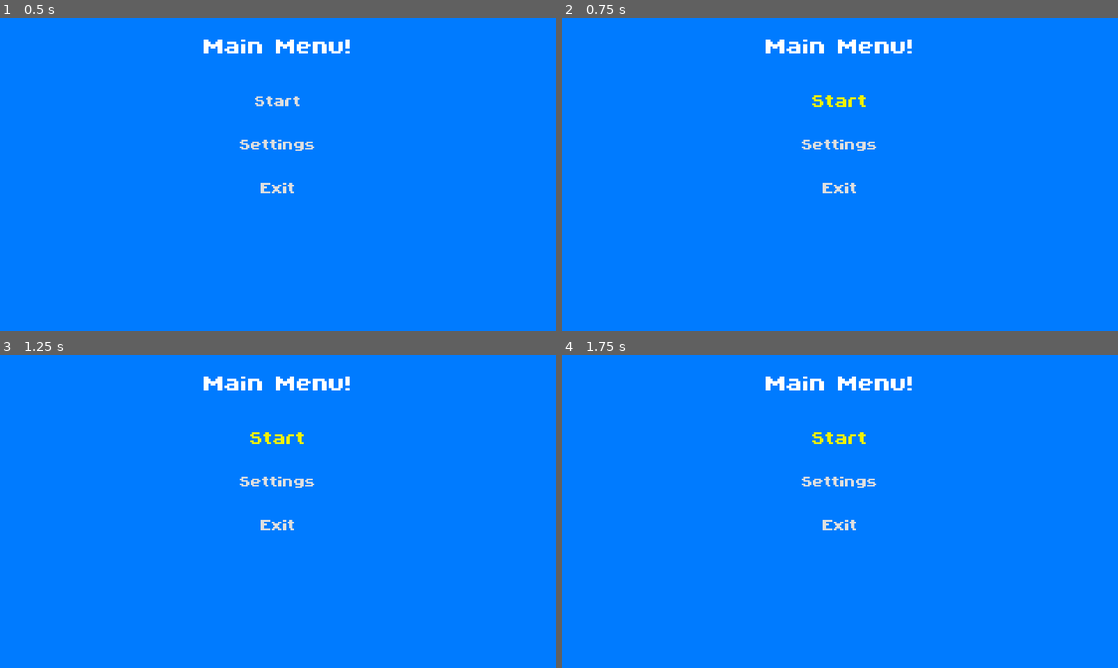
Above: before the commit, frames 1-4 (two rows, left to right).
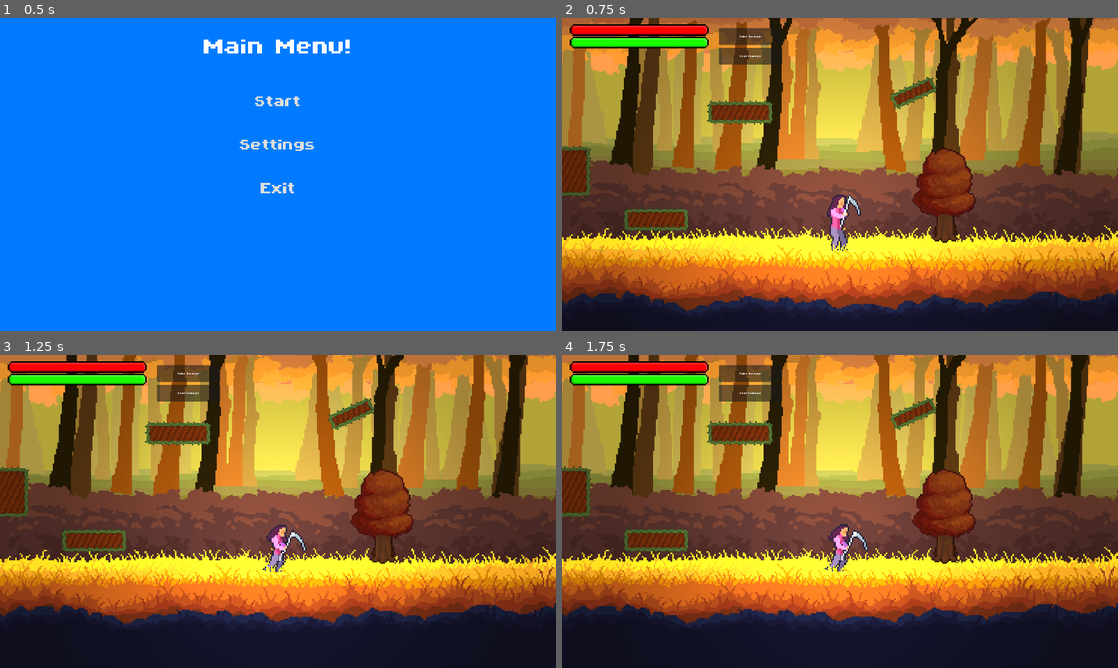
Above: after the commit, the same moments.

Repository: LordRevan36/software_development_platformer
Game: Godot game, scene res://Levels/MainMenu/Menus.tscn
Two runs of this game, one before a commit and one after it. Both use one fixed random seed, a clock stepped at 60 frames per second and the inputs below.
Inputs (mouse positions are in pixels of both pictures, inside the frame that each line leads up to):
- Up to frame 1 (0.5 s): no input
- Up to frame 2 (0.75 s): click "Start" at 0.5 s
- Up to frame 3 (1.25 s): no input
- Up to frame 4 (1.75 s): click (840, 436) at 1.25 s, where only the run before the commit has a clickable "Start"

Frame 1 is identical in both runs. In frame 2, 100% of the frame differs, in the area x 0-100%, y 0-100%; in frame 3, 100%; in frame 4, 100%.

Commit message:
test push to try and fix ben

Diff:
--- a/software-development-platformer/Levels/Forest/main.tscn
+++ b/software-development-platformer/Levels/Forest/main.tscn
@@ -13,6 +13,7 @@
 [ext_resource type="Texture2D" uid="uid://d15b6nmtxas3j" path="res://Assets/Forest/BushyGrass.png" id="7_5vw27"]
 [ext_resource type="Texture2D" uid="uid://ul3588q4vy3l" path="res://Assets/Forest/LeafParticle2.png" id="7_ycdy4"]
 [ext_resource type="Script" uid="uid://cuc4a4nkwo6vf" path="res://Props/Platform/platforms.gd" id="11_byont"]
+[ext_resource type="PackedScene" uid="uid://ba2t04uypgd12" path="res://treetest.tscn" id="11_py8ao"]
 [ext_resource type="PackedScene" uid="uid://c6lcnacw8vw5s" path="res://Props/Platform/platform.tscn" id="12_074og"]
 [ext_resource type="PackedScene" uid="uid://cikgxfjxyjw3r" path="res://Props/Exit/exit.tscn" id="12_86kmy"]
 [ext_resource type="PackedScene" uid="uid://bgnpnvakyrgs0" path="res://Props/Platform/fall_platform.tscn" id="15_llrqw"]
@@ -72,9 +73,11 @@
 
 [sub_resource type="Gradient" id="Gradient_llrqw"]
 interpolation_mode = 2
+colors = PackedColorArray(1, 1, 1, 1, 0, 0, 0, 1)
 
 [sub_resource type="GradientTexture2D" id="GradientTexture2D_py8ao"]
 gradient = SubResource("Gradient_llrqw")
+width = 256
 height = 256
 fill = 1
 fill_from = Vector2(0.5, 0.5)
@@ -847,6 +850,7 @@
 [node name="Polygon2D" parent="Platforms/Platform" index="1" unique_id=1861125354]
 color = Color(0.9999997, 0.6637959, 0.2018961, 1)
 texture_rotation = 0.45727625
+polygon = PackedVector2Array(-57.592926, 8.66344, 44.32274, -37.7822, 57.592926, -8.66344, -44.32274, 37.7822)
 
 [node name="RectangleOutline" parent="Platforms/Platform" index="2" unique_id=1082408081]
 rotation = -0.42760566
@@ -854,6 +858,7 @@
 
 [node name="Platform2" parent="Platforms" unique_id=73062743 instance=ExtResource("12_074og")]
 position = Vector2(-276, -44)
+size_vector = Vector2(176, 64)
 textureWidth = 16.0
 
 [node name="CollisionPolygon2D" parent="Platforms/Platform2" index="0" unique_id=581306703]
@@ -863,6 +868,7 @@
 polygon = PackedVector2Array(-80, -24, 80, -24, 80, 24, -80, 24)
 
 [node name="RectangleOutline" parent="Platforms/Platform2" index="2" unique_id=1082408081]
+shape = SubResource("RectangleShape2D_py8ao")
 
 [node name="Platform3" parent="Platforms" unique_id=778821719 instance=ExtResource("12_074og")]
 position = Vector2(872, -152)
@@ -877,6 +883,7 @@
 
 [node name="RectangleOutline" parent="Platforms/Platform3" index="2" unique_id=1082408081]
 position = Vector2(0, 48)
+shape = SubResource("RectangleShape2D_5008v")
 
 [node name="Platform4" parent="Platforms" unique_id=780874561 instance=ExtResource("12_074og")]
 position = Vector2(-499, 240)
